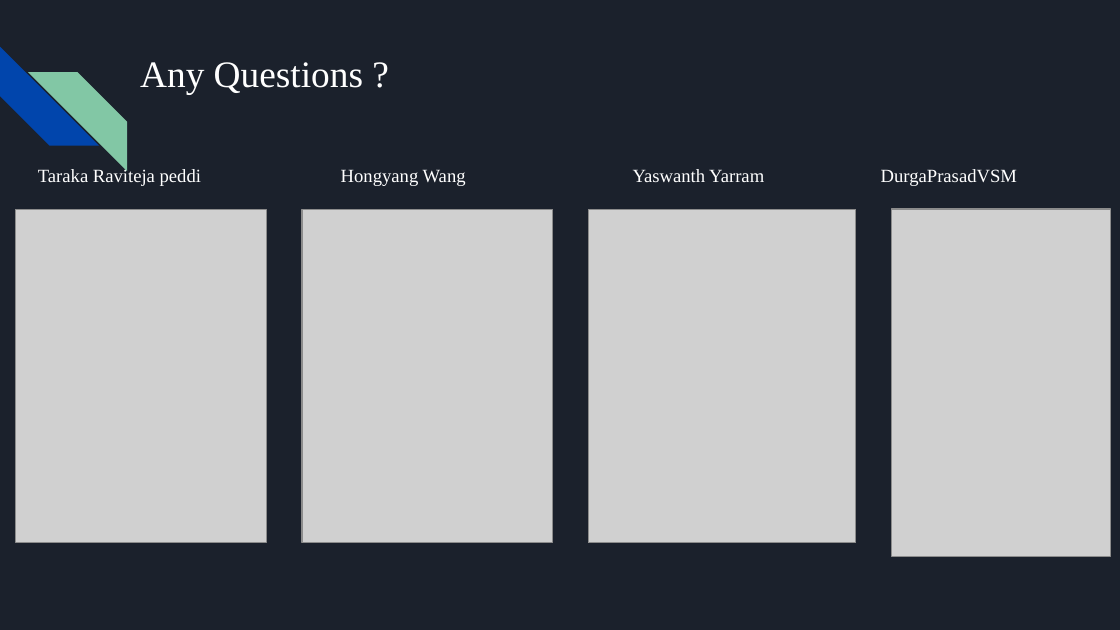
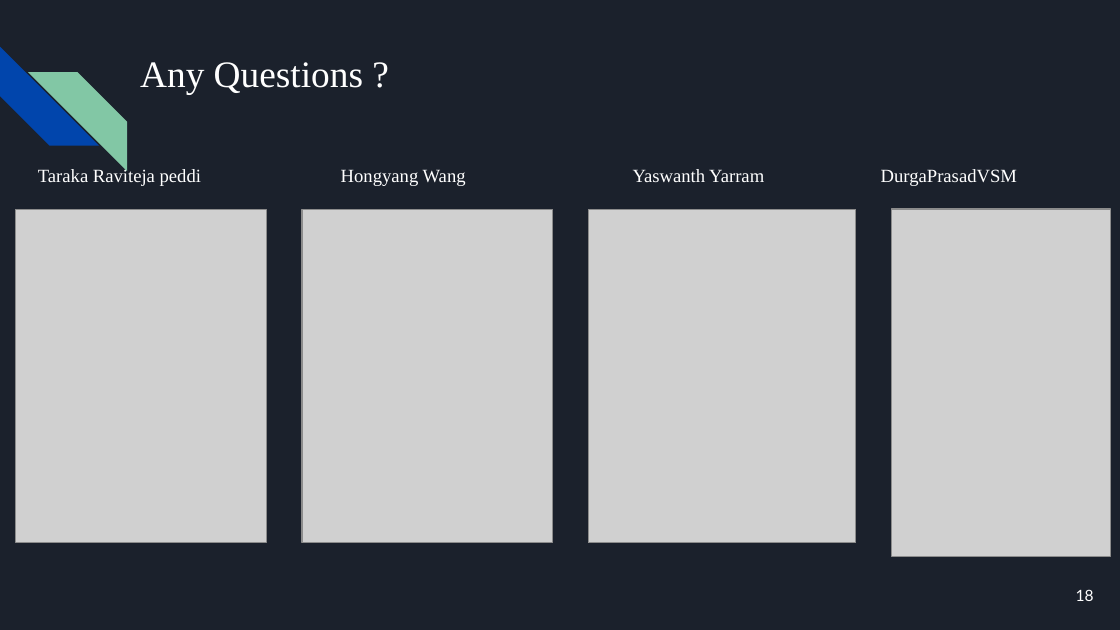
Before and after one commit to VSMDURGAPRASAD/splunk-project, a slide deck: slide 18 of docs/Splunk.pptx. Drawn at 1120x630 pixels with LibreOffice and Linux fonts; fonts in the diff are those of the drawing; grey boxes stand for pictures. Boxes give left, top, right and bottom in pixels: in the first picture for what was removed or moved away, otherwise in the second. Text is boxed around its words. In the diff, an @@ line names an element or a change of style, - is before the commit and + after.

```diff
--- a/docs/Splunk.pptx
+++ b/docs/Splunk.pptx
@@ page number added at box(1076, 589, 1094, 601), 10 pt, text #FFFFFF @@
+18
```
Also in this commit, not shown: 17 other slides changed.
